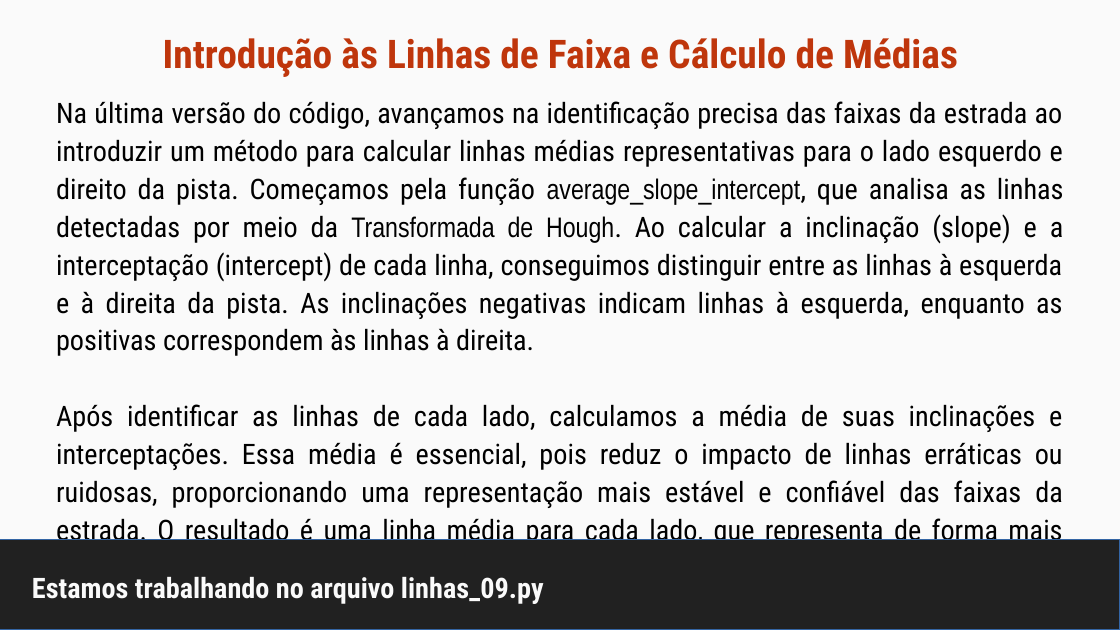
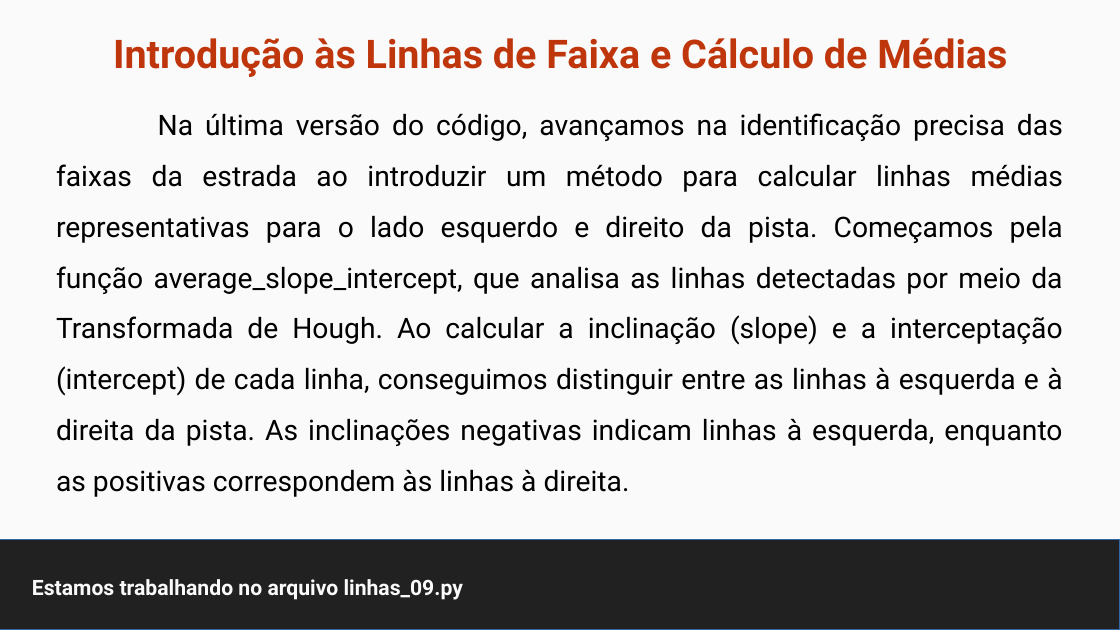
Before and after one commit to maurizioprizzi/finding_lanes, a slide deck: slide 37 of computer_vision_encounter_01.odp (slide 29 before the commit). Drawn at 1120x630 pixels with LibreOffice and Linux fonts; fonts in the diff are those of the drawing. Boxes give left, top, right and bottom in pixels: in the first picture for what was removed or moved away, otherwise in the second. Text is boxed around its words. In the diff, an @@ line names an element or a change of style, - is before the commit and + after.

```diff
--- a/computer_vision_encounter_01.odp
+++ b/computer_vision_encounter_01.odp
@@ title "Introdução às Linhas de Faixa ..." at <box>113,38,1007,77</box>: font Roboto Condensed to Roboto @@
@@ text "Na última versão do código, ..." at <box>56,113,1063,497</box>: font Roboto Condensed to Roboto; font Arial Narrow to Roboto in "average_slope_intercept, Transformada de Hough."; line spacing 26.9pt to 1.5 @@
@@ text at <box>56,404,1063,585</box>: paragraph removed @@
-Após identificar as linhas de cada lado, calculamos a média de suas inclinações e interceptações. Essa média é essencial, pois reduz o impacto de linhas erráticas ou ruidosas, proporcionando uma representação mais estável e confiável das faixas da estrada. O resultado é uma linha média para cada lado, que representa de forma mais consistente a trajetória da estrada.
@@ title "Estamos trabalhando no arquivo linhas_09.py" at <box>32,579,463,600</box>: size 20 to 15 pt, font Roboto Condensed to Roboto @@
```
Also in this commit, not shown: 31 other slides changed, 10 slides added, 11 other files.
